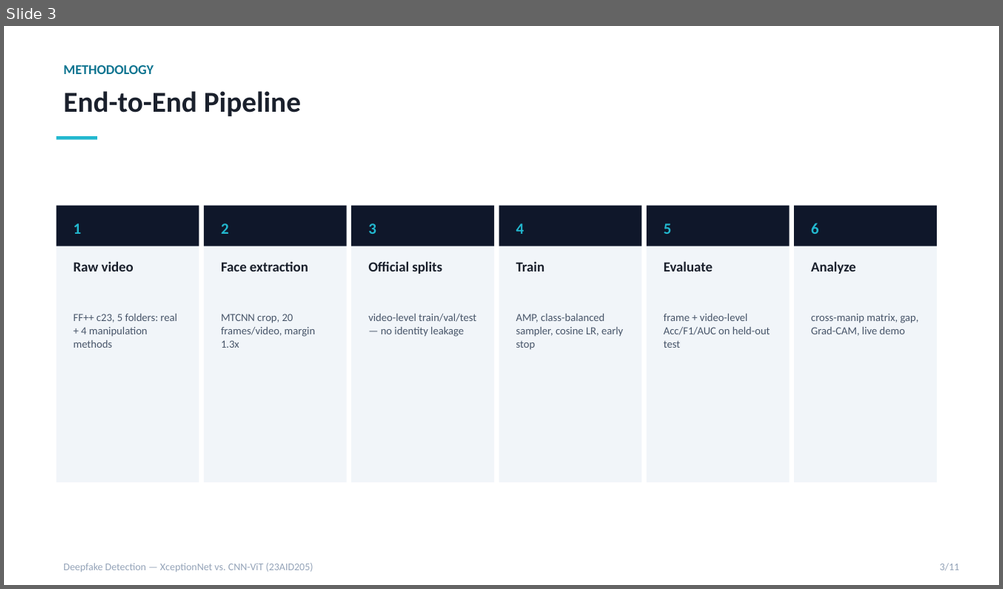
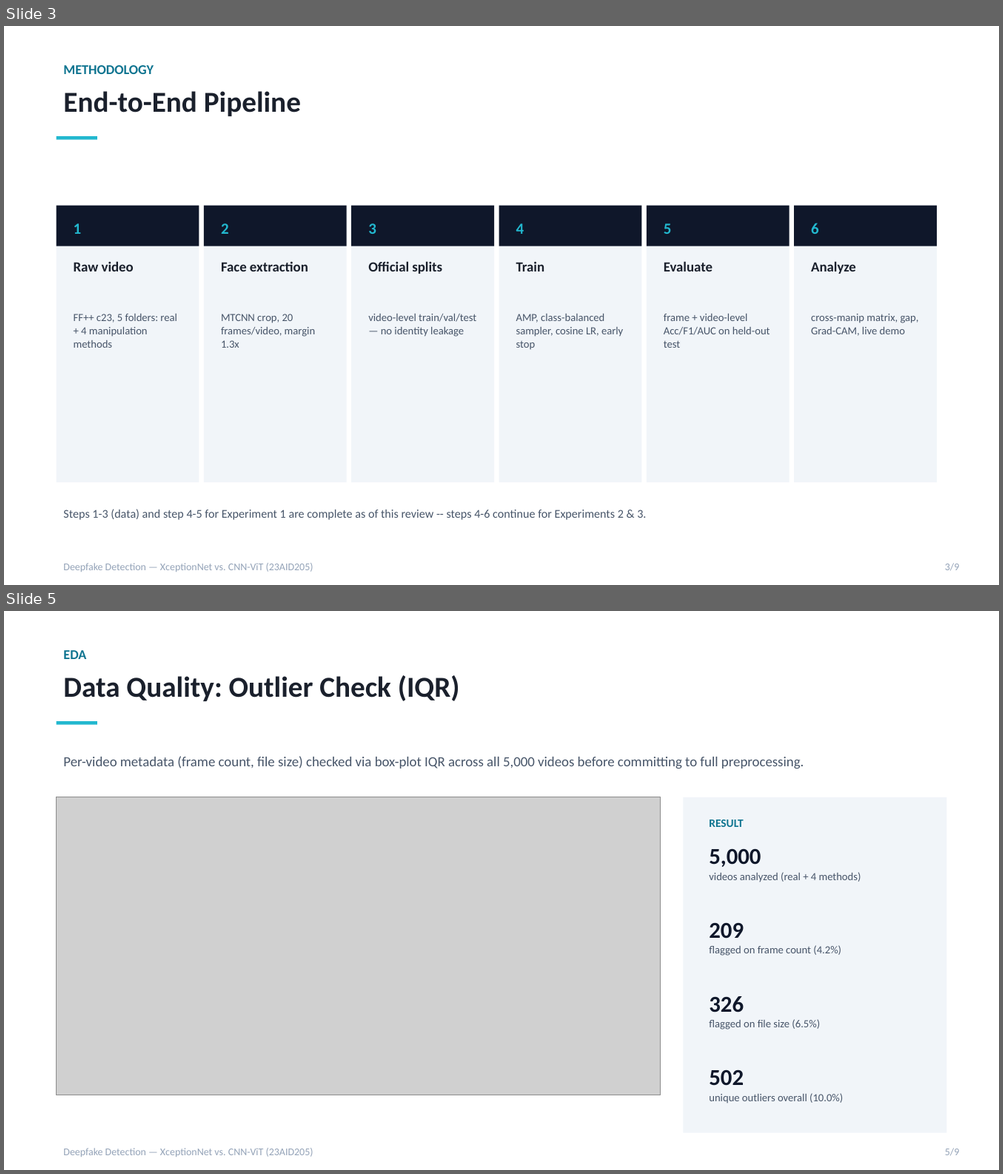
Before and after one commit to DUNE-ODYSSEY/deepfake-detection, a slide deck: docs/mid_review_update.pptx. Shown one above the other, each under a label of ours: slide 3 before the commit, slides 3 and 5 after it; the slides between them are not shown. The pictures are 1003x589 and 1003x1174 pixels, drawn with LibreOffice and Linux fonts; fonts in the diff are those of the drawing; grey boxes stand for pictures. Boxes give left, top, right and bottom in pixels: in the first picture for what was removed or moved away, otherwise in the second. Text is boxed around its words. In the diff, an @@ line names an element or a change of style, - is before the commit and + after.

```diff
--- a/docs/mid_review_update.pptx
+++ b/docs/mid_review_update.pptx
@@ slide 5 added at bbox=[4, 611, 999, 1170], background #FFFFFF @@
@@ text added at bbox=[63, 650, 86, 659], 13 pt, text #0E7490, bold @@
+EDA
@@ text added at bbox=[63, 675, 460, 701], 28 pt, text #1A202C, bold @@
+Data Quality: Outlier Check (IQR)
@@ rectangle added at bbox=[57, 721, 97, 724], fill #22B8CF @@
@@ text added at bbox=[63, 756, 803, 769], 13.5 pt, text #475569 @@
+Per-video metadata (frame count, file size) checked via box-plot IQR across all 5,000 videos before committing to full preprocessing.
@@ picture added at bbox=[57, 797, 660, 1095] @@
@@ rectangle added at bbox=[683, 797, 946, 1133], fill #F1F5F9 @@
@@ text added at bbox=[708, 820, 743, 827], 11 pt, text #0E7490, bold @@
+RESULT
@@ text added at bbox=[708, 849, 760, 867], 22 pt, text #0F172A, bold @@
+5,000
@@ text added at bbox=[708, 872, 861, 882], 10.5 pt, text #475569 @@
+videos analyzed (real + 4 methods)
@@ text added at bbox=[708, 923, 743, 939], 22 pt, text #0F172A, bold @@
+209
@@ text added at bbox=[708, 945, 841, 956], 10.5 pt, text #475569 @@
+flagged on frame count (4.2%)
@@ text added at bbox=[708, 997, 743, 1013], 22 pt, text #0F172A, bold @@
+326
@@ text added at bbox=[708, 1019, 819, 1030], 10.5 pt, text #475569 @@
+flagged on file size (6.5%)
@@ text added at bbox=[708, 1071, 743, 1086], 22 pt, text #0F172A, bold @@
+502
@@ text added at bbox=[708, 1093, 842, 1104], 10.5 pt, text #475569 @@
+unique outliers overall (10.0%)
@@ text added at bbox=[63, 1148, 313, 1157], 10 pt, text #94A3B8 @@
+Deepfake Detection — XceptionNet vs. CNN-ViT (23AID205)
@@ text added at bbox=[945, 1148, 959, 1156], 10 pt, text #94A3B8 @@
+5/9
@@ slide 3 changed as well @@
@@ text added at bbox=[63, 509, 646, 520], 11.5 pt, text #475569 @@
+Steps 1-3 (data) and step 4-5 for Experiment 1 are complete as of this review -- steps 4-6 continue for Experiments 2 & 3.
@@ text at bbox=[945, 563, 959, 571]: text changed @@
-3/11
+3/9
```
Also in this commit, not shown: 6 other slides changed, 1 other slide added, 4 slides removed, 4 other files.
